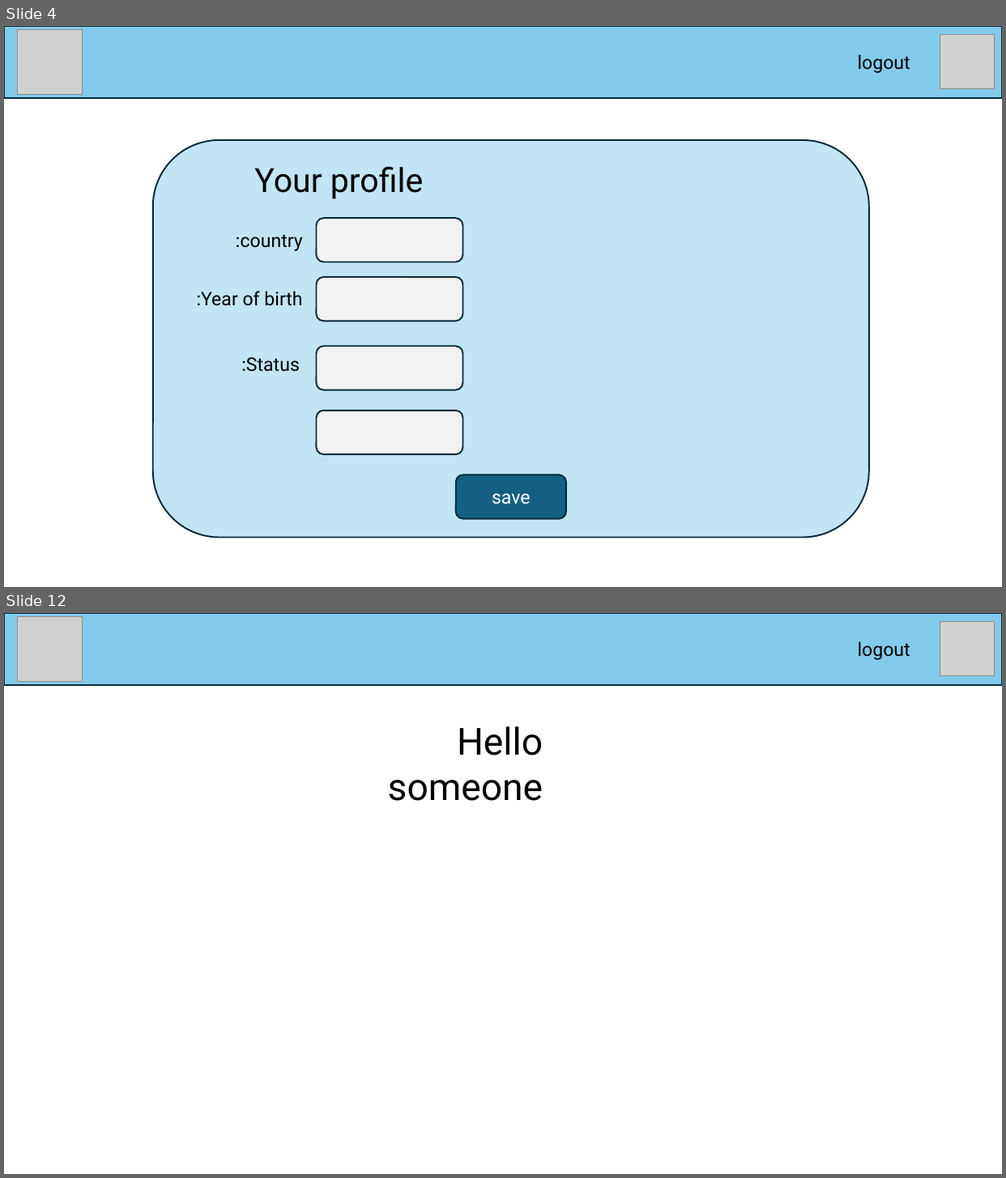
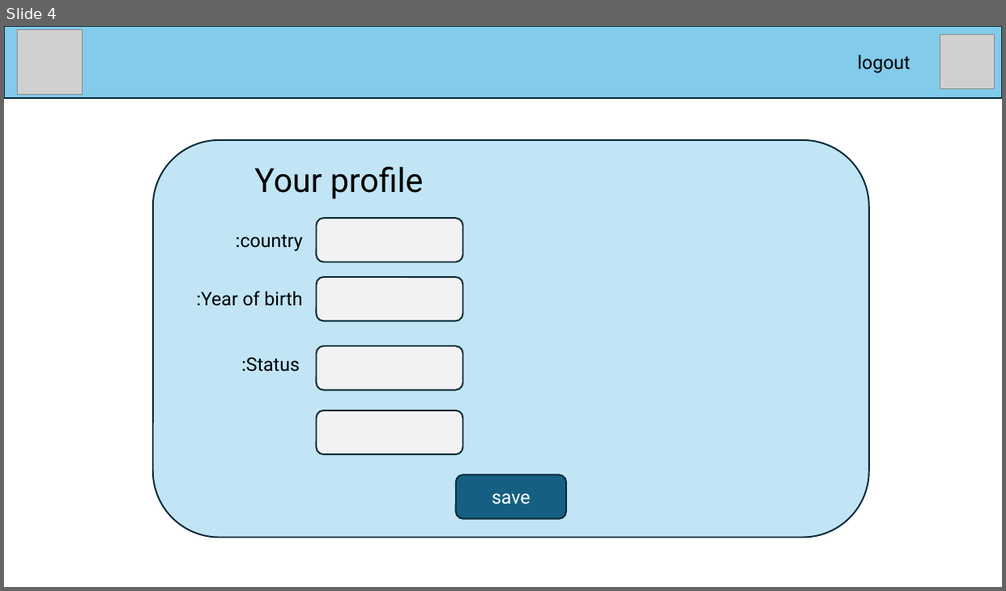
Before and after one commit to ptubul/vacapp, a slide deck: sprint1.pptx. Shown one above the other, each under a label of ours: slides 4 and 12 before the commit, slide 4 after it; the slides between them are not shown. The pictures are 1006x1178 and 1006x591 pixels, drawn with LibreOffice and Linux fonts; fonts in the diff are those of the drawing; grey boxes stand for pictures. Boxes give left, top, right and bottom in pixels: in the first picture for what was removed or moved away, otherwise in the second. Text is boxed around its words. In the diff, an @@ line names an element or a change of style, - is before the commit and + after.

```diff
--- a/sprint1.pptx
+++ b/sprint1.pptx
@@ slide 12 removed at <box>4,613,1002,1174</box>, background #FFFFFF @@
@@ group removed at <box>4,613,1002,685</box>: 2 pictures, 1 rectangle, 1 text @@
-logout
@@ text removed at <box>388,726,543,801</box> @@
-Hello someone
```
Also in this commit, not shown: 7 slides changed, 3 slides added.
